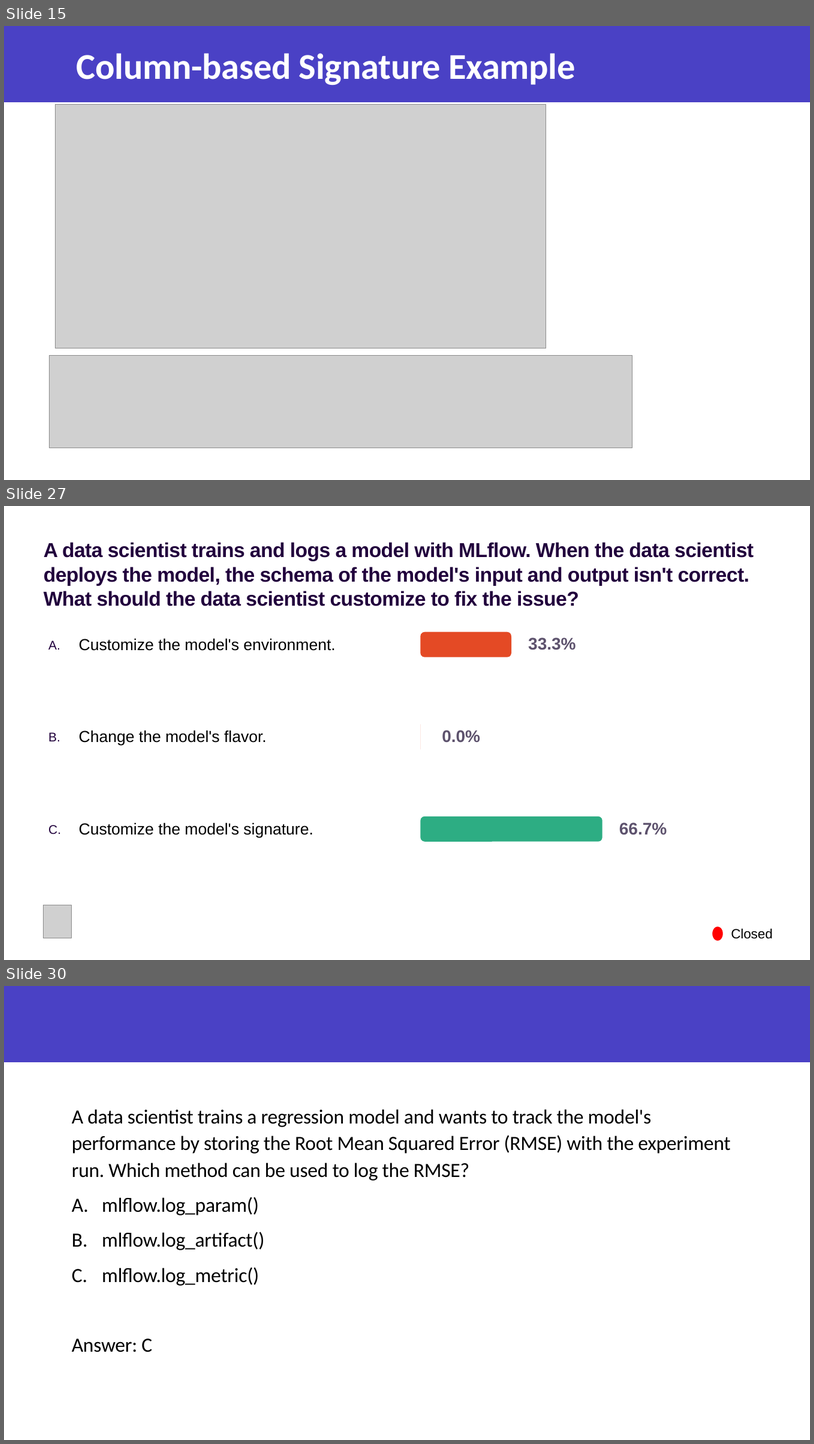
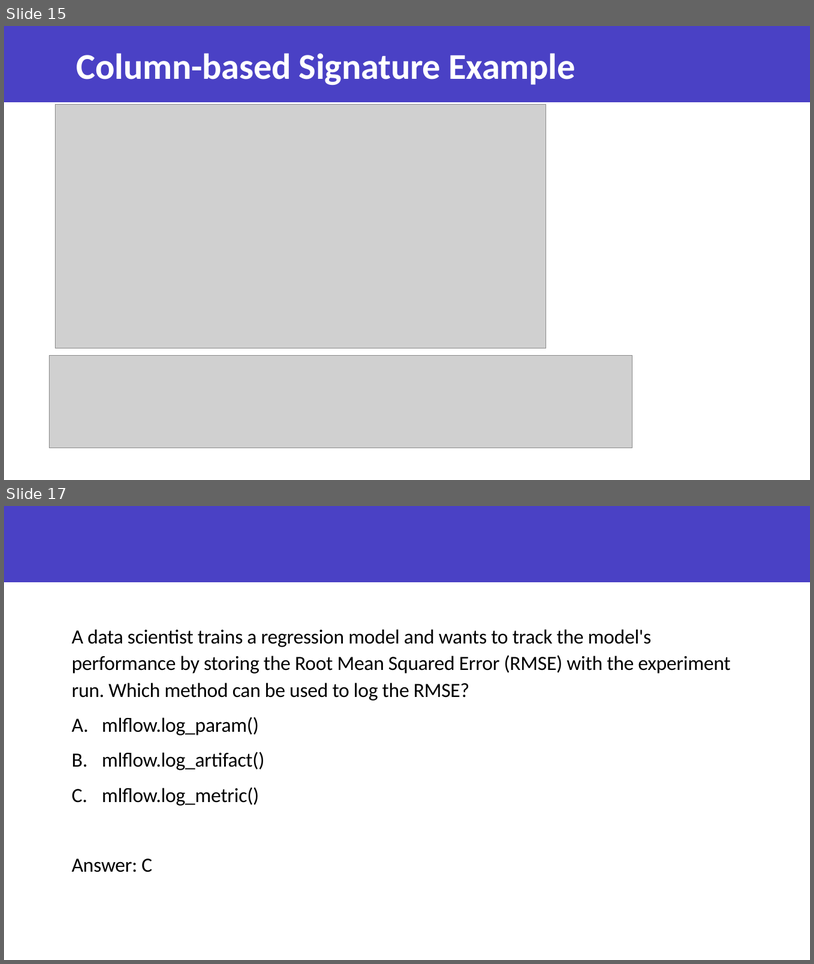
Before and after one commit to anshupandey/MLOps-with-Azure, a slide deck: Working with mlflow.pptx. Shown one above the other, each under a label of ours: slides 15, 27 and 30 before the commit, slides 15 and 17 after it; the slides between them are not shown. The pictures are 814x1444 and 814x964 pixels, drawn with LibreOffice and Linux fonts; fonts in the diff are those of the drawing; grey boxes stand for pictures; background and template pictures are left out. Boxes give left, top, right and bottom in pixels: in the first picture for what was removed or moved away, otherwise in the second. Text is boxed around its words. In the diff, an @@ line names an element or a change of style, - is before the commit and + after.

```diff
--- a/Working with mlflow.pptx
+++ b/Working with mlflow.pptx
@@ slide 27 removed at (x1=4, y1=506, x2=810, y2=960), background picture (left out) @@
@@ title removed at (x1=44, y1=542, x2=754, y2=606) @@
-A data scientist trains and logs a model with MLflow. When the data scientist deploys the model, the schema of the model's input and output isn't correct. What should the data scientist customize to fix the issue?
@@ group removed at (x1=48, y1=632, x2=667, y2=842): 9 texts, 3 rounded rectangles @@
-A.
-B.
-C.
-Customize the model's environment.
-Change the model's flavor.
-Customize the model's signature.
-33.3%
-0.0%
-66.7%
@@ picture removed at (x1=44, y1=904, x2=71, y2=938) @@
@@ ellipse removed at (x1=713, y1=927, x2=723, y2=940) @@
@@ text removed at (x1=731, y1=928, x2=773, y2=939) @@
-Closed
@@ what was slide 30 is now slide 17 @@
```
Also in this commit, not shown: 12 other slides removed.
